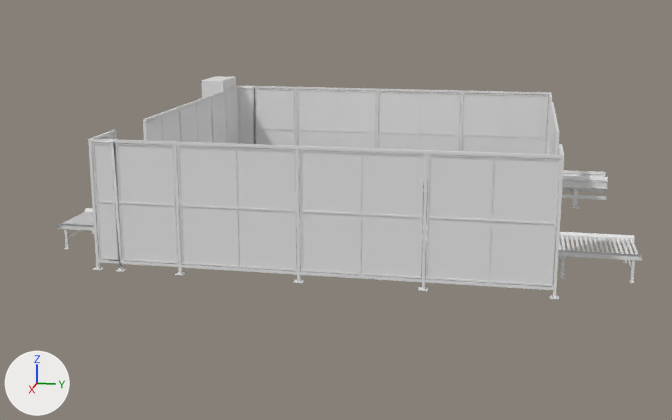
The FBX model Project/Assets/Factory/ConveyorLine/ConveyorLine.fbx, before and after one commit.
Rendered twice from a 50 mm lens placed at (20.82, 5.99, 4.25), pointed at (5.62, 2.95, 0.45). Every picture has the same lights, and +X, +Y and +Z are marked at lower left. Where no turn or scale is listed for an object, it has been applied to the vertices. Vertices at the same position are counted once.

Objects in the first picture: 'BeltBase', 'Cage', 'ConveyorBelt.001'.
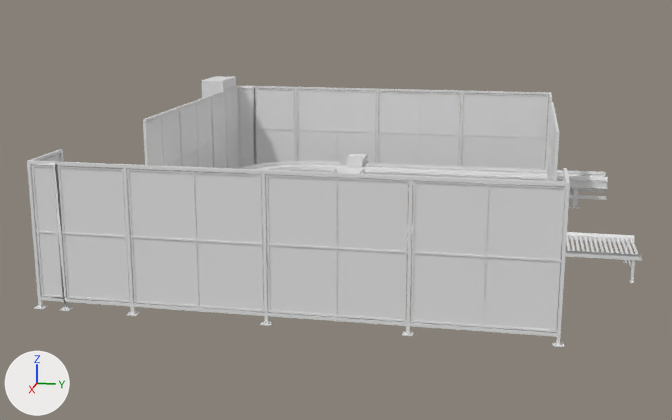
Patch to the scene script:
```diff
--- a/Project/Assets/Factory/ConveyorLine/ConveyorLine.fbx.py
+++ b/Project/Assets/Factory/ConveyorLine/ConveyorLine.fbx.py
@@ me_cube_014 @@
 me_cube_014.from_pydata(...)  # 2368 vertices, 2242 faces; spans x -1.74..5.72, y -6.83..0.07, z -1.01..0.99
 # used by ob_cage; location = (2.55, 6.55, 1.01)
+# me_cube_014 part 1: the loose piece of 104 vertices spanning x 5.65..5.67, y -1.8..-0.02, z -0.86..0.95 is moved by (1.76, 0.0, 0.0)
+# me_cube_014 part 2: the loose piece of 104 vertices spanning x 5.65..5.67, y -3.61..-1.84, z -0.86..0.95 is moved by (1.76, 0.0, 0.0)
+# me_cube_014 part 3: the loose piece of 72 vertices spanning x 4.84..5.64, y -6.78..-6.76, z -0.85..0.94 is moved by (1.76, 0.0, 0.0)
+# me_cube_014 part 4: the loose piece of 72 vertices spanning x 5.65..5.67, y -6.75..-6.42, z -0.85..0.94 is moved by (1.76, 0.0, 0.0)
+# me_cube_014 part 5: the loose piece of 80 vertices spanning x 5.65..5.67, y -6.38..-5.47, z -0.86..0.95 is moved by (1.76, 0.0, 0.0)
+# me_cube_014 part 6: the loose piece of 104 vertices spanning x 5.65..5.67, y -5.43..-3.65, z -0.86..0.95 is moved by (1.76, 0.0, 0.0)
+# me_cube_014 part 7: the loose piece of 224 vertices spanning x 4.75..5.72, y -6.83..0.07, z -1.01..0.99 is moved by (1.76, 0.0, 0.0)
+# me_cube_014 part 8: the loose piece of 4 vertices spanning x 4.87..5.61, y -6.77, z -0.83..0.92 is moved by (1.76, 0.0, 0.0)
+# me_cube_014 part 9: the loose piece of 4 vertices spanning x 5.66, y -6.35..-5.5, z -0.83..0.92 is moved by (1.76, 0.0, 0.0)
+# me_cube_014 part 10: the loose piece of 4 vertices spanning x 5.66, y -6.72..-6.45, z -0.83..0.92 is moved by (1.76, 0.0, 0.0)
+# me_cube_014 part 11: the loose piece of 4 vertices spanning x 5.66, y -5.4..-4.55, z -0.83..0.92 is moved by (1.76, 0.0, 0.0)
+# me_cube_014 part 12: the loose piece of 4 vertices spanning x 5.66, y -4.53..-3.69, z -0.83..0.92 is moved by (1.76, 0.0, 0.0)
+# me_cube_014 part 13: the loose piece of 4 vertices spanning x 5.66, y -3.58..-2.74, z -0.83..0.92 is moved by (1.76, 0.0, 0.0)
+# me_cube_014 part 14: the loose piece of 4 vertices spanning x 5.66, y -2.71..-1.87, z -0.83..0.92 is moved by (1.76, 0.0, 0.0)
+# me_cube_014 part 15: the loose piece of 4 vertices spanning x 5.66, y -1.76..-0.92, z -0.83..0.92 is moved by (1.76, 0.0, 0.0)
+# me_cube_014 part 16: the loose piece of 4 vertices spanning x 5.66, y -0.9..-0.05, z -0.83..0.92 is moved by (1.76, 0.0, 0.0)
+# me_cube_014 part 17: the loose piece of 4 vertices spanning x 4.87..5.61, y 0.0, z -0.83..0.92 is moved by (1.76, 0.0, 0.0)
 me_cube_014.materials.append(mat_cage)
```

Boxes (x1, y1, x2, y2) around the edits, measured in the pictures (672 x 420 px; the box of a moved part takes in the faces that stretch with it):
'Cage', reshaped (14% wider, 22% taller)
    before: (88, 86, 564, 299)
    after: (27, 86, 570, 347)
part 1 of me_cube_014, moved or reshaped
    before: (425, 154, 561, 286)
    after: (410, 180, 566, 332)
part 2 of me_cube_014, moved or reshaped
    before: (299, 150, 425, 278)
    after: (265, 174, 409, 322)
part 3 of me_cube_014, moved or reshaped
    before: (100, 134, 115, 139)
    after: (32, 154, 61, 165)
part 4 of me_cube_014, moved or reshaped
    before: (91, 142, 119, 260)
    after: (31, 165, 63, 298)
part 5 of me_cube_014, moved or reshaped
    before: (115, 143, 178, 264)
    after: (57, 166, 130, 302)
part 6 of me_cube_014, moved or reshaped
    before: (176, 145, 297, 271)
    after: (126, 169, 264, 312)
part 7 of me_cube_014, moved or reshaped
    before: (88, 130, 564, 299)
    after: (27, 149, 570, 347)
part 8 of me_cube_014, moved or reshaped
    before: (98, 136, 113, 143)
    after: (46, 156, 59, 166)
part 9 of me_cube_014, moved or reshaped
    before: (117, 145, 177, 262)
    after: (60, 168, 128, 300)
part 10 of me_cube_014, moved or reshaped
    before: (94, 144, 117, 258)
    after: (33, 167, 61, 296)
part 11 of me_cube_014, moved or reshaped
    before: (179, 147, 238, 266)
    after: (129, 171, 197, 305)
part 12 of me_cube_014, moved or reshaped
    before: (236, 149, 295, 269)
    after: (194, 173, 262, 310)
part 13 of me_cube_014, moved or reshaped
    before: (301, 151, 360, 273)
    after: (268, 176, 335, 315)
part 14 of me_cube_014, moved or reshaped
    before: (361, 154, 422, 277)
    after: (337, 179, 406, 320)
part 15 of me_cube_014, moved or reshaped
    before: (427, 156, 493, 281)
    after: (413, 182, 487, 325)
part 16 of me_cube_014, moved or reshaped
    before: (489, 158, 558, 285)
    after: (483, 186, 563, 330)
part 17 of me_cube_014, moved or reshaped
    before: (554, 158, 561, 265)
    after: (557, 189, 566, 314)
'ConveyorBelt.001', unchanged, uncovered by the edit
    before: (299, 161, 608, 209)
    after: (229, 154, 608, 209)
